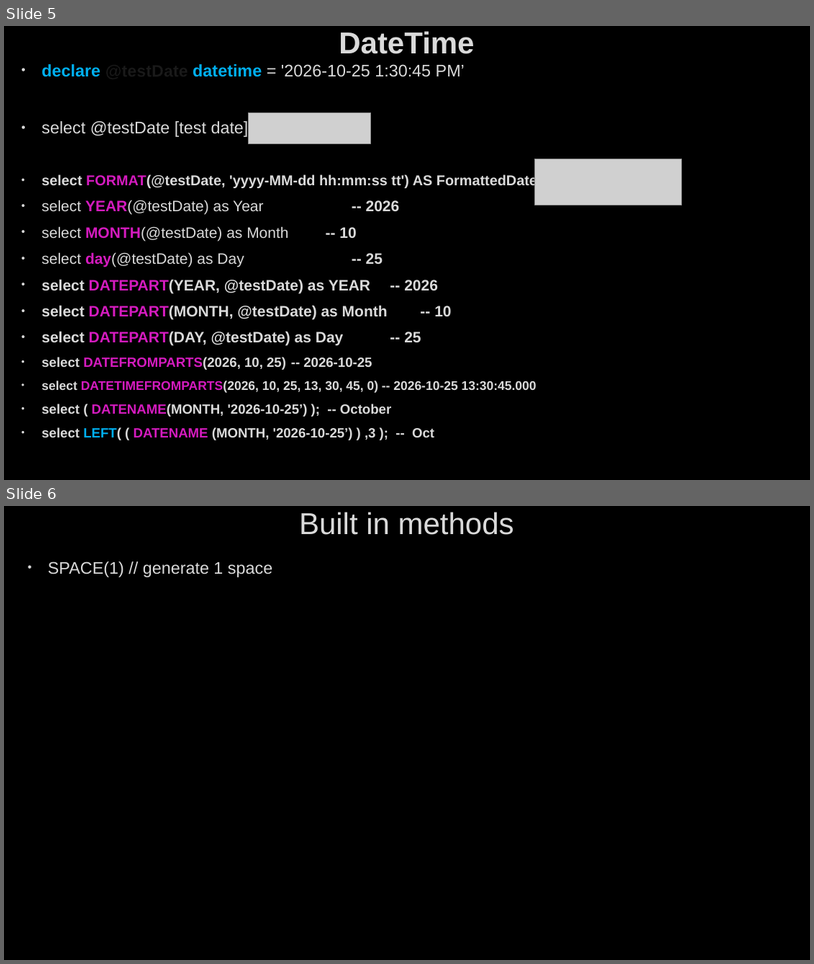
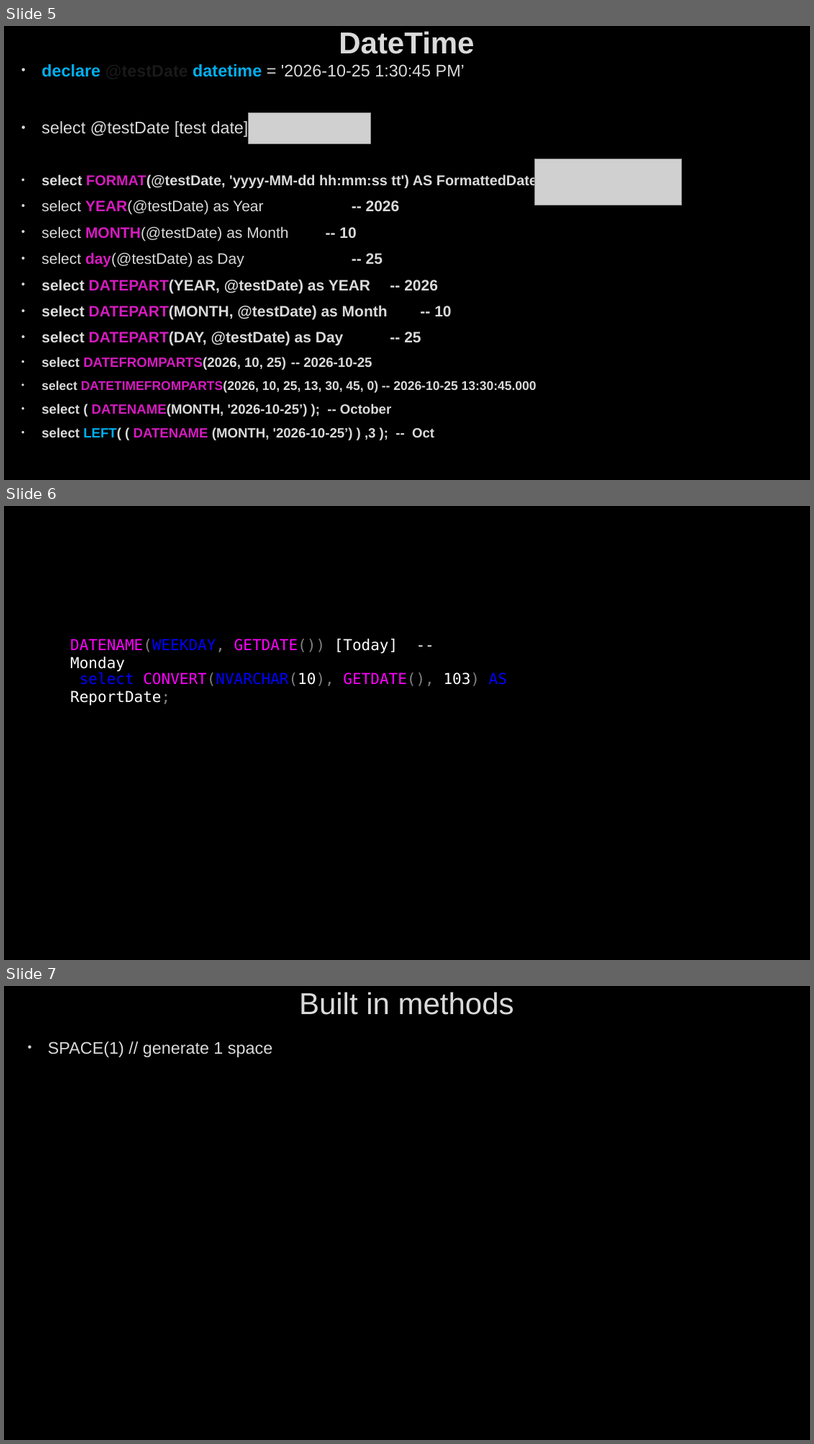
Before and after one commit to AhmedMohamedSamir1/Summary, a slide deck: Dot Net/NEW.pptx. Shown one above the other, each under a label of ours: slides 5 and 6 before the commit, slides 5, 6 and 7 after it. The pictures are 814x964 and 814x1444 pixels, drawn with LibreOffice and Linux fonts; fonts in the diff are those of the drawing; grey boxes stand for pictures; background and template pictures are left out. Boxes give left, top, right and bottom in pixels: in the first picture for what was removed or moved away, otherwise in the second. Text is boxed around its words. In the diff, an @@ line names an element or a change of style, - is before the commit and + after.

```diff
--- a/Dot Net/NEW.pptx
+++ b/Dot Net/NEW.pptx
@@ slide 6 added at (x1=4, y1=506, x2=810, y2=960), background picture (left out) @@
@@ text added at (x1=70, y1=638, x2=398, y2=672), 18 pt, text #FF00FF @@
+DATENAME(WEEKDAY, GETDATE()) [Today] -- Monday
@@ text added at (x1=70, y1=672, x2=507, y2=705), 18 pt, text #0000FF @@
+select CONVERT(NVARCHAR(10), GETDATE(), 103) AS ReportDate;
@@ what was slide 6 is now slide 7 @@
```
Also in this commit, not shown: 1 slide changed, 7 other files.
